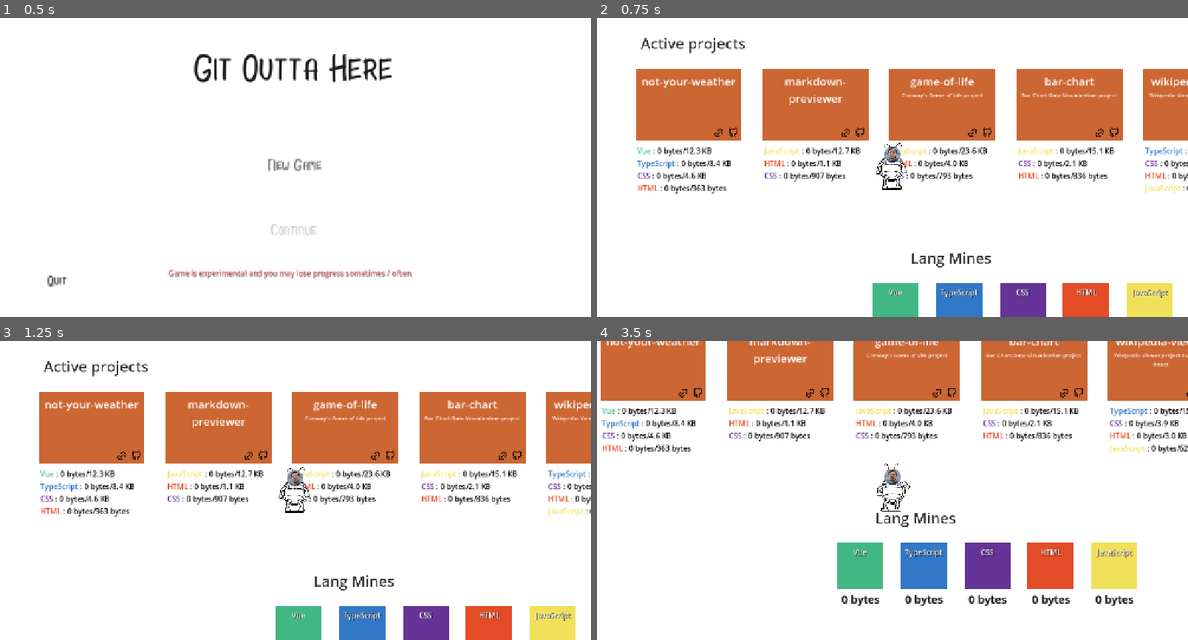
Above: before the commit, frames 1-4 (two rows, left to right).
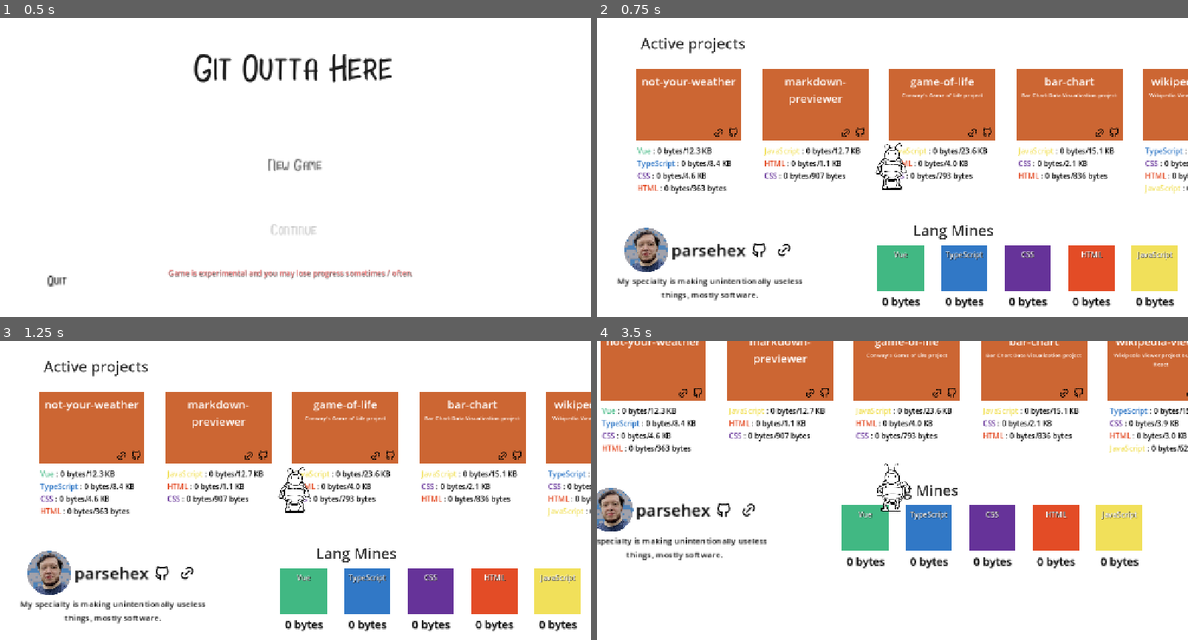
Above: after the commit, the same moments.

Repository: parsehex/git-outta-here
Game: Godot game, scene res://scenes/levels/Intro.tscn
Same seed, same stepped clock (60 frames per second), same inputs: the game is played once before the commit and once after it.
Inputs (mouse positions are in pixels of both pictures, inside the frame that each line leads up to):
- Up to frame 1 (0.5 s): no input
- Up to frame 2 (0.75 s): click "New Game" at 0.5 s
- Up to frame 3 (1.25 s): no input
- Up to frame 4 (3.5 s): click (786, 574) at 1.27 s; tap Enter at 2 s; hold Right (move_right) 2.03-2.78 s; tap Ctrl (attack) at 2.1 s; hold Down (move_down) from 2.78 s (still down); tap E (interact) at 2.85 s

Frame 1 is identical in both runs. In frame 2, 11% of the frame differs, in the area x 3-99%, y 42-100%; in frame 3, 11%; in frame 4, 13%, in the area x 0-93%, y 42-89%.

Commit message:
add profile, revert character image

Diff:
--- /dev/null
+++ b/data/profile.json
@@ -0,0 +1,35 @@
+{
+  "login": "parsehex",
+  "id": 1779937,
+  "node_id": "MDQ6VXNlcjE3Nzk5Mzc=",
+  "avatar_url": "https://avatars.githubusercontent.com/u/1779937?v=4",
+  "gravatar_id": "",
+  "url": "https://api.github.com/users/parsehex",
+  "html_url": "https://github.com/parsehex",
+  "followers_url": "https://api.github.com/users/parsehex/followers",
+  "following_url": "https://api.github.com/users/parsehex/following{/other_user}",
+  "gists_url": "https://api.github.com/users/parsehex/gists{/gist_id}",
+  "starred_url": "https://api.github.com/users/parsehex/starred{/owner}{/repo}",
+  "subscriptions_url": "https://api.github.com/users/parsehex/subscriptions",
+  "organizations_url": "https://api.github.com/users/parsehex/orgs",
+  "repos_url": "https://api.github.com/users/parsehex/repos",
+  "events_url": "https://api.github.com/users/parsehex/events{/privacy}",
+  "received_events_url": "https://api.github.com/users/parsehex/received_events",
+  "type": "User",
+  "user_view_type": "public",
+  "site_admin": false,
+  "name": null,
+  "company": null,
+  "blog": "https://parsehex.github.io/",
+  "location": "United States",
+  "email": null,
+  "hireable": true,
+  "bio": "My specialty is making unintentionally useless things, mostly software.",
+  "twitter_username": null,
+  "public_repos": 80,
+  "public_gists": 0,
+  "followers": 6,
+  "following": 4,
+  "created_at": "2012-05-26T03:50:24Z",
+  "updated_at": "2025-11-11T20:42:54Z"
+}
--- a/scenes/levels/Outside.tscn
+++ b/scenes/levels/Outside.tscn
@@ -1,6 +1,7 @@
-[gd_scene load_steps=5 format=3 uid="uid://damx5ema0gns7"]
+[gd_scene load_steps=6 format=3 uid="uid://damx5ema0gns7"]
 
 [ext_resource type="PackedScene" uid="uid://deqgnj30xx13t" path="res://scenes/misc/UI.tscn" id="2"]
+[ext_resource type="PackedScene" uid="uid://5rexqec10qdw" path="res://scenes/misc/Profile.tscn" id="4_l62tg"]
 [ext_resource type="PackedScene" uid="uid://ctd3mgp0s172q" path="res://scenes/characters/Player.tscn" id="8"]
 [ext_resource type="Script" uid="uid://5mxd6smbwcxw" path="res://scenes/levels/Outside.gd" id="14_12345"]
 
@@ -17,10 +18,10 @@
 [node name="UI" parent="." instance=ExtResource("2")]
 
 [node name="LangMinesLabel" type="Label" parent="."]
-offset_left = 599.0
-offset_top = 1080.0
-offset_right = 949.0
-offset_bottom = 1168.0
+offset_left = 610.0
+offset_top = 960.0
+offset_right = 960.0
+offset_bottom = 1048.0
 theme_override_colors/font_color = Color(0, 0, 0, 0.78431374)
 theme_override_font_sizes/font_size = 64
 text = "Lang Mines"
@@ -52,7 +53,7 @@
 position = Vector2(-428, -191)
 
 [node name="LangMines" type="Node2D" parent="Spawnpoints"]
-position = Vector2(535, 1332)
+position = Vector2(557, 1168)
 
 [node name="Upgrades" type="Node2D" parent="Spawnpoints"]
 position = Vector2(-1033, 1212)
@@ -124,3 +125,10 @@
 offset_bottom = 1079.0
 theme_override_colors/font_color = Color(0, 0, 0, 1)
 theme_override_font_sizes/font_size = 32
+
+[node name="Profile" parent="." instance=ExtResource("4_l62tg")]
+offset_left = -731.0
+offset_top = 976.0
+offset_right = -731.0
+offset_bottom = 976.0
+scale = Vector2(3, 3)
--- /dev/null
+++ b/scenes/misc/Profile.gd
@@ -0,0 +1,71 @@
+extends Control
+
+var profile_data: Dictionary = {}
+
+func _ready():
+	load_profile_data()
+	display_profile()
+
+func load_profile_data():
+	var profile_file = "res://data/profile.json"
+	if FileAccess.file_exists(profile_file):
+		var file = FileAccess.open(profile_file, FileAccess.READ)
+		var json_string = file.get_as_text()
+		file.close()
+
+		var json = JSON.new()
+		var error = json.parse(json_string)
+		if error == OK:
+			profile_data = json.get_data()
+		else:
+			push_error("Failed to parse profile.json: " + str(error))
+	else:
+		push_error("Profile file not found: " + profile_file)
+
+func display_profile():
+	if profile_data.is_empty():
+		return
+
+	# Assuming scene has these nodes
+	var avatar_node = $VBoxContainer/HBoxContainer/Avatar
+	var username_node = $VBoxContainer/HBoxContainer/Username
+	var github_button = $VBoxContainer/HBoxContainer/GitHubButton
+	var blog_button = $VBoxContainer/HBoxContainer/BlogButton
+	var bio_node = $VBoxContainer/Bio
+
+	# Set avatar texture (assuming avatar.png is in textures/)
+	var avatar_texture = load("res://textures/avatar.png")
+	if avatar_texture:
+		avatar_node.texture = avatar_texture
+
+	# Set username
+	if profile_data.has("login"):
+		username_node.text = profile_data["login"]
+
+	# Connect GitHub button
+	if github_button and profile_data.has("html_url"):
+		github_button.pressed.connect(_on_github_button_pressed)
+
+	# Connect and show/hide blog button
+	if blog_button:
+		if profile_data.has("blog") and profile_data["blog"] != null and profile_data["blog"] != "":
+			blog_button.pressed.connect(_on_blog_button_pressed)
+			blog_button.visible = true
+		else:
+			blog_button.visible = false
+
+	# Set bio
+	if profile_data.has("bio") and profile_data["bio"] != null:
+		bio_node.text = profile_data["bio"]
+	else:
+		bio_node.text = "No bio available"
+
+func _on_github_button_pressed():
+	if profile_data.has("html_url"):
+		OS.shell_open(profile_data.html_url)
+		print("Opening GitHub profile: " + profile_data.html_url)
+
+func _on_blog_button_pressed():
+	if profile_data.has("blog") and profile_data["blog"] != null and profile_data["blog"] != "":
+		OS.shell_open(profile_data.blog)
+		print("Opening blog: " + profile_data.blog)
--- /dev/null
+++ b/scenes/misc/Profile.tscn
@@ -0,0 +1,72 @@
+[gd_scene load_steps=3 format=3 uid="uid://5rexqec10qdw"]
+
+[ext_resource type="Script" uid="uid://jx1xi15jrkha" path="res://scenes/misc/Profile.gd" id="1_5l5yx"]
+[ext_resource type="Texture2D" uid="uid://coekscx27ct6q" path="res://textures/github.svg" id="2"]
+[ext_resource type="Texture2D" uid="uid://du7kbk4e2n8gk" path="res://textures/link.svg" id="3_vg3te"]
+
+[sub_resource type="LabelSettings" id="LabelSettings_5l5yx"]
+font_size = 24
+font_color = Color(0, 0, 0, 1)
+
+[node name="Profile" type="Control"]
+layout_mode = 3
+anchors_preset = 15
+anchor_right = 1.0
+anchor_bottom = 1.0
+grow_horizontal = 2
+grow_vertical = 2
+script = ExtResource("1_5l5yx")
+
+[node name="VBoxContainer" type="VBoxContainer" parent="."]
+layout_mode = 1
+anchors_preset = 8
+anchor_left = 0.5
+anchor_top = 0.5
+anchor_right = 0.5
+anchor_bottom = 0.5
+offset_left = -636.0
+offset_top = -318.0
+offset_right = -336.0
+offset_bottom = -118.0
+grow_horizontal = 2
+grow_vertical = 2
+
+[node name="HBoxContainer" type="HBoxContainer" parent="VBoxContainer"]
+layout_mode = 2
+alignment = 1
+
+[node name="Avatar" type="TextureRect" parent="VBoxContainer/HBoxContainer"]
+custom_minimum_size = Vector2(64, 64)
+layout_mode = 2
+expand_mode = 1
+stretch_mode = 5
+
+[node name="Username" type="Label" parent="VBoxContainer/HBoxContainer"]
+layout_mode = 2
+label_settings = SubResource("LabelSettings_5l5yx")
+horizontal_alignment = 1
+vertical_alignment = 1
+
+[node name="GitHubButton" type="Button" parent="VBoxContainer/HBoxContainer"]
+custom_minimum_size = Vector2(32, 32)
+layout_mode = 2
+focus_mode = 3
+mouse_default_cursor_shape = 2
+icon = ExtResource("2")
+flat = true
+
+[node name="BlogButton" type="Button" parent="VBoxContainer/HBoxContainer"]
+custom_minimum_size = Vector2(32, 32)
+layout_mode = 2
+focus_mode = 3
+mouse_default_cursor_shape = 2
+icon = ExtResource("3_vg3te")
+flat = true
+
+[node name="Bio" type="Label" parent="VBoxContainer"]
+layout_mode = 2
+theme_override_colors/font_color = Color(0, 0, 0, 1)
+theme_override_font_sizes/font_size = 12
+horizontal_alignment = 1
+vertical_alignment = 1
+autowrap_mode = 3
Not shown, added: scenes/misc/Profile.gd.uid
Binary file changed: textures/pj/pj.png
